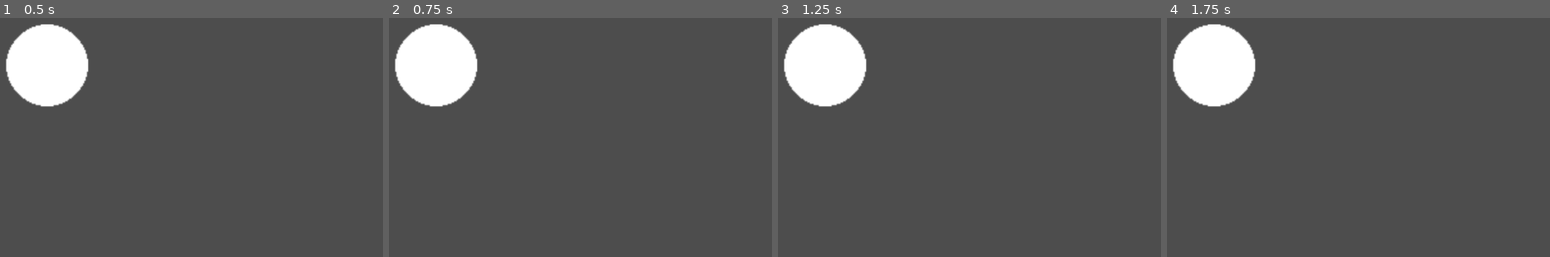
Above: before the commit, frames 1-4 (left to right).
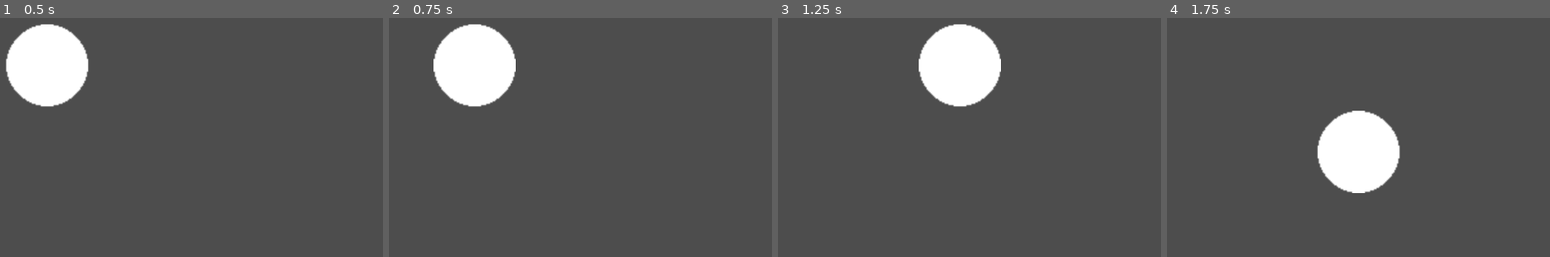
Above: after the commit, the same moments.

Repository: HiramSilvey/Joust-360
Game: Godot game, scene res://main.tscn
The game is run twice, just before and just after one commit, with the same random seed, the same clock (stepped at 60 frames per second) and the same inputs.
Inputs:
- Up to frame 1 (0.5 s): no input
- Up to frame 2 (0.75 s): tap Enter at 0.5 s; hold Right (ui_right) from 0.53 s (still down)
- Up to frame 3 (1.25 s): keep holding Right (ui_right)
- Up to frame 4 (1.75 s): release Right (ui_right) at 1.28 s; hold Down (ui_down) from 1.28 s (still down)

Frame 1 is identical in both runs. In frame 2, 7.0% of the frame differs, in the area x 1-34%, y 2-38%; in frame 3, 12%; in frame 4, 12%, in the area x 1-61%, y 2-74%.

Commit message:
Update to allow movement.

Diff:
--- a/main.tscn
+++ b/main.tscn
@@ -1,6 +1,7 @@
-[gd_scene load_steps=3 format=3 uid="uid://dvwx6nfysitn8"]
+[gd_scene load_steps=4 format=3 uid="uid://dvwx6nfysitn8"]
 
 [ext_resource type="Texture2D" uid="uid://djdcdebxjobgy" path="res://assets/player_circle.png" id="1_0yheh"]
+[ext_resource type="Script" path="res://player.gd" id="1_ykc4r"]
 
 [sub_resource type="CircleShape2D" id="CircleShape2D_343wq"]
 radius = 64.0
@@ -9,6 +10,7 @@
 
 [node name="CharacterBody2D" type="CharacterBody2D" parent="."]
 position = Vector2(248, 143)
+script = ExtResource("1_ykc4r")
 
 [node name="CollisionShape2D" type="CollisionShape2D" parent="CharacterBody2D"]
 shape = SubResource("CircleShape2D_343wq")
--- /dev/null
+++ b/player.gd
@@ -0,0 +1,9 @@
+extends CharacterBody2D
+
+
+const SPEED = 300.0
+
+
+func _physics_process(delta: float) -> void:
+	velocity = Input.get_vector("ui_left", "ui_right", "ui_up", "ui_down") * SPEED
+	move_and_slide()
